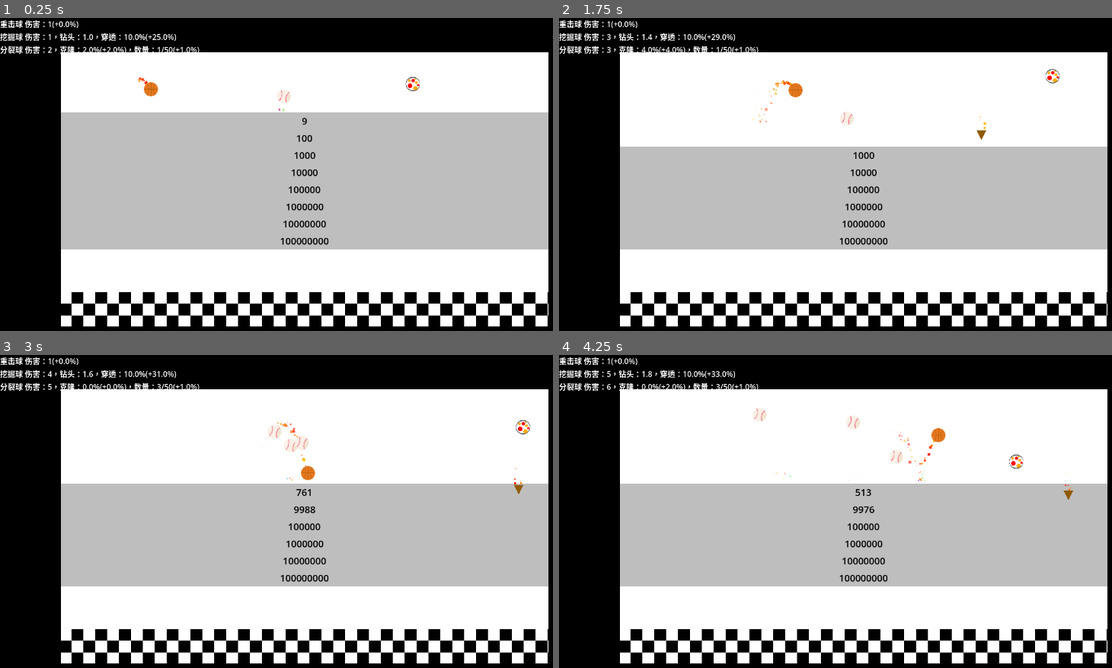
Above: before the commit, frames 1-4 (two rows, left to right).
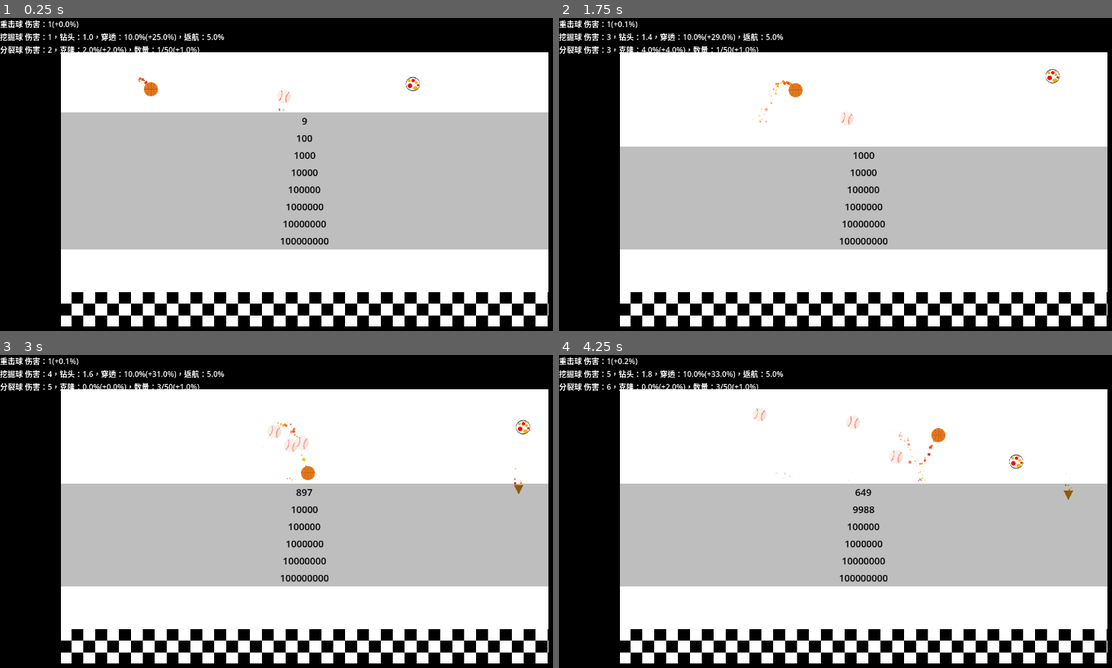
Above: after the commit, the same moments.

Repository: Rundll86/fallingballs
Game: Godot game, scene res://components/World.tscn
Two runs of this game, one before a commit and one after it. Both use one fixed random seed, a clock stepped at 60 frames per second and the inputs below. The engine's default icon, where the game draws it, is replaced by a stand-in: a white triangle on a blue panel in a dark square.
Inputs:
- Up to frame 1 (0.25 s): no input
- Up to frame 2 (1.75 s): no input
- Up to frame 3 (3 s): no input
- Up to frame 4 (4.25 s): no input

The runs differ from the first frame. In frame 1, 0.1% of the frame differs, in the area x 32-41%, y 4-8%; in frame 2, 0.2%; in frame 3, 0.2%, in the area x 11-58%, y 0-51%; in frame 4, 0.2%.

Commit message:
feat: 调整子弹和球的伤害计算及行为逻辑
- 提高DamageBall的伤害增长率
- 为BulletBase添加屏幕边界检测
- 修改Drill子弹的穿透逻辑，增加返航功能
- 为DrillBall添加返航率属性并更新显示信息

Diff:
--- a/scripts/Contents/Balls/DamageBall.gd
+++ b/scripts/Contents/Balls/DamageBall.gd
@@ -3,7 +3,7 @@
 var increaseRate = 1.00
 
 func onAttack(_wall: WallBase):
-	increaseRate += 0.0001
+	increaseRate += 0.0005
 func getDamage():
 	return round(increaseRate ** bounceTime)
 func applyInfo():
--- a/scripts/Contents/Balls/DrillBall.gd
+++ b/scripts/Contents/Balls/DrillBall.gd
@@ -4,6 +4,7 @@
 var count = 1.0
 var penerate = 0.1
 var penerateIncreaseRate = 0.25
+var backwardRate = 0.05
 
 func onAttack(_wall: WallBase):
 	for i in floor(count):
@@ -12,14 +13,16 @@
 	if randf() < penerateIncreaseRate:
 		penerate = clamp(penerate + 0.01, 0, 1)
 		penerateIncreaseRate -= 0.01
+		backwardRate += 0.1
 	else:
 		penerateIncreaseRate += 0.02
 func getDamage():
 	return bounceTime + 1
 func applyInfo():
-	return "伤害：%s，钻头：%s，穿透：%s(+%s)" % [
+	return "伤害：%s，钻头：%s，穿透：%s(+%s)，返航：%s" % [
 		intValue(getDamage()),
 		floatValue(count),
 		percentValue(penerate),
-		percentValue(penerateIncreaseRate)
+		percentValue(penerateIncreaseRate),
+		percentValue(backwardRate)
 	]
--- a/scripts/Contents/Bullets/Drill.gd
+++ b/scripts/Contents/Bullets/Drill.gd
@@ -3,5 +3,9 @@
 func ai():
 	forward()
 func exitWall(_wall: WallBase):
-	if randf() < (1.0 - launcher.penerate):
-		tryDie()
+	if launcher is DrillBall:
+		if randf() < (1.0 - launcher.penerate):
+			tryDie()
+		elif randf() < launcher.backwardRate:
+			rotation_degrees -= 180
+			launcher.backwardRate -= 0.25 / launcher.count
--- a/scripts/Statemachines/BulletBase.gd
+++ b/scripts/Statemachines/BulletBase.gd
@@ -24,6 +24,9 @@
 			if body is WallBase:
 				exitWall(body)
 	)
+func _process(_delta):
+	if not get_viewport_rect().has_point(position):
+		tryDie()
 func _physics_process(_delta):
 	for body in get_overlapping_bodies():
 		if body is WallBase:
